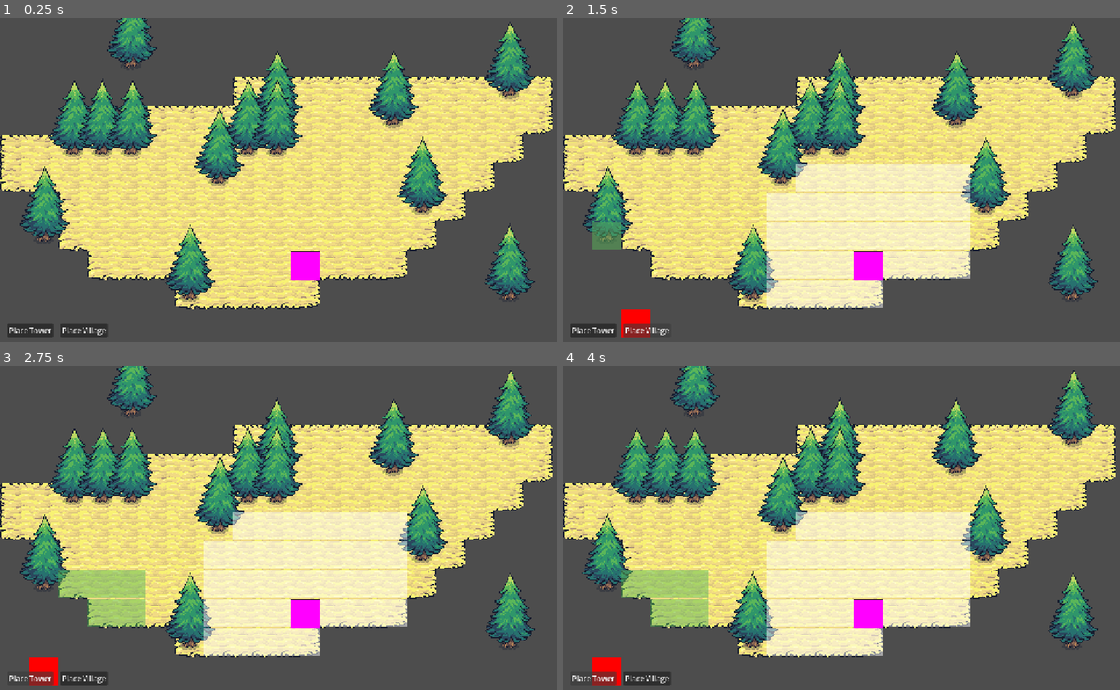
Above: before the commit, frames 1-4 (two rows, left to right).
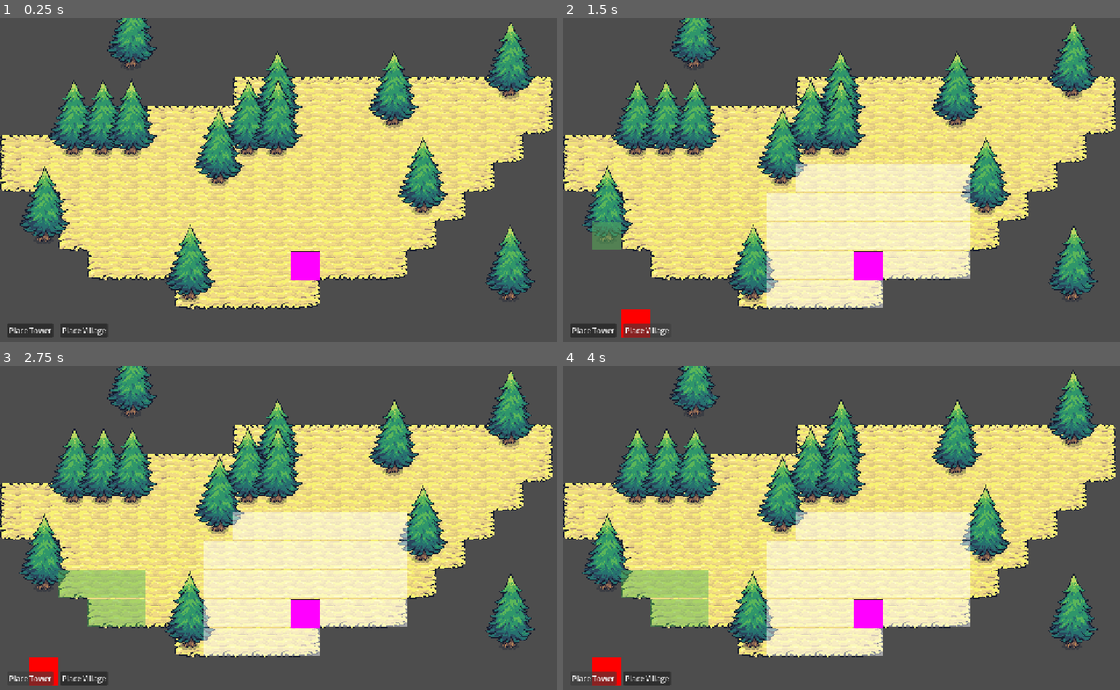
Above: after the commit, the same moments.

Repository: fkemeh18/grid-demo
Game: Godot game, scene res://Scenes/main.tscn
Two runs of this game, one before a commit and one after it. Both use one fixed random seed, a clock stepped at 60 frames per second and the inputs below.
Inputs:
- Up to frame 1 (0.25 s): no input
- Up to frame 2 (1.5 s): click "Place Tower" at 0.5 s; click "Place Village" at 1.25 s
- Up to frame 3 (2.75 s): click "Place Tower" at 2 s
- Up to frame 4 (4 s): click "Place Village" at 2.75 s; click "Place Tower" at 3.5 s

The runs differ from the first frame. In frame 1, 2.5% of the frame differs, in the area x 8-97%, y 0-86%; in frame 2, 2.3%; in frame 3, 2.5%; in frame 4, 3.0%, in the area x 8-96%, y 0-86%.

Commit message:
Building Manager Update
This update adds a Building Manager, responsible for the building functionality, to the game. As such, all the code dealing with building has been moved there from the main script and has been reworked to handle building costs.

Diff:
--- a/Resources/Custom/Buildings/tower.tres
+++ b/Resources/Custom/Buildings/tower.tres
@@ -7,5 +7,6 @@
 script = ExtResource("2_gayef")
 display_name = "Tower"
 buildable_radius = 3
+resource_cost = 4
 building_scene = ExtResource("1_tjdwm")
 metadata/_custom_type_script = "uid://dj3x22bpxcd2v"
--- a/Resources/Custom/Buildings/village.tres
+++ b/Resources/Custom/Buildings/village.tres
@@ -7,5 +7,6 @@
 script = ExtResource("1_xj1b2")
 display_name = "Village"
 resource_radius = 3
+resource_cost = 2
 building_scene = ExtResource("1_o6tr1")
 metadata/_custom_type_script = "uid://dj3x22bpxcd2v"
--- /dev/null
+++ b/Scenes/Mgmt/building_manager.tscn
@@ -0,0 +1,6 @@
+[gd_scene format=3 uid="uid://cv15cff7myt7k"]
+
+[ext_resource type="Script" uid="uid://bpgmybpm1nrvu" path="res://Scripts/Management/building_manager.gd" id="1_vvhw3"]
+
+[node name="BuildingManager" type="Node" unique_id=776791469]
+script = ExtResource("1_vvhw3")
--- a/Scenes/main.tscn
+++ b/Scenes/main.tscn
@@ -1,6 +1,7 @@
 [gd_scene format=4 uid="uid://c6qn3ovk2nvmt"]
 
 [ext_resource type="Script" uid="uid://cr4op28xqfrab" path="res://Scripts/main.gd" id="1_8gbba"]
+[ext_resource type="PackedScene" uid="uid://cv15cff7myt7k" path="res://Scenes/Mgmt/building_manager.tscn" id="2_hptm8"]
 [ext_resource type="Texture2D" uid="uid://daqsd41ipt77n" path="res://Assets/Tiles/red cube.png" id="2_jjvhh"]
 [ext_resource type="TileSet" uid="uid://cv4rfmwn0q5k7" path="res://Resources/Tiles/terrain_tileset.tres" id="3_6bp64"]
 [ext_resource type="Script" uid="uid://c363mum1vdtvy" path="res://Scripts/TileMapLayers/base_tile_map_layer.gd" id="3_kry3j"]
@@ -19,13 +20,16 @@
 tile_size = Vector2i(64, 64)
 sources/1 = SubResource("TileSetAtlasSource_h2yge")
 
-[node name="Main" type="Node" unique_id=753930638 node_paths=PackedStringArray("_game_ui", "_grid_manager", "_y_sort_root")]
+[node name="Main" type="Node" unique_id=753930638 node_paths=PackedStringArray("_building_manager")]
 script = ExtResource("1_8gbba")
-_game_ui = NodePath("GameUI")
-_grid_manager = NodePath("Management/GridManager")
-_y_sort_root = NodePath("YSortRoot")
+_building_manager = NodePath("Management/BuildingManager")
 
 [node name="Management" type="Node" parent="." unique_id=300734742]
+
+[node name="BuildingManager" parent="Management" unique_id=776791469 node_paths=PackedStringArray("_grid_manager", "_game_ui", "_y_sort_root") instance=ExtResource("2_hptm8")]
+_grid_manager = NodePath("../GridManager")
+_game_ui = NodePath("../../GameUI")
+_y_sort_root = NodePath("../../YSortRoot")
 
 [node name="GridManager" parent="Management" unique_id=795174114 node_paths=PackedStringArray("_main_tml_", "_highlight_tml", "_base_terrain_tml") instance=ExtResource("8_ynf5e")]
 _main_tml_ = NodePath("../../TMLs/MainTileMapLayer")
--- /dev/null
+++ b/Scripts/Management/building_manager.gd
@@ -0,0 +1,71 @@
+class_name BuildingManager
+extends Node
+
+@export var _grid_manager: GridManager
+@export var _game_ui: GameUI
+@export var _y_sort_root: Node2D
+
+var _building_resource: BuildingResource
+var _base_resource_count:= 4
+var _curr_resource_count: int
+var _used_resource_count: int
+
+var _available_resource_count = func() -> int:
+	return _base_resource_count + _curr_resource_count - _used_resource_count
+
+func _ready():
+	_grid_manager._highlight_tml._resource_tiles_updated.connect(
+		_on_resource_tiles_updated)
+	_game_ui._pressed_button_type.connect(_change_building)
+
+func _unhandled_input(event):
+	if (event.is_action_pressed("left_click")
+			&& _building_resource != null
+			&& _grid_manager._main_tml_._visible_tile
+			&& (_grid_manager._is_cell_currently_buildable(
+				_grid_manager._temp_grid_pos))
+			&& _available_resource_count.call() >= _building_resource.resource_cost):
+		_place_building()
+
+# passes updated mouse_pos to tile map class for tile
+func _process(delta):
+	if (_building_resource != null
+			&& (_game_ui._button_manager.
+					_active_button_checker())
+			&& (_grid_manager._temp_grid_pos != null
+			|| _grid_manager._temp_grid_pos !=
+			_grid_manager._get_mouse_grid_pos_without_update())):
+		_grid_manager._highlight_tml._clear()
+		_grid_manager._update_expanded_tiles(_grid_manager._temp_grid_pos,
+			_building_resource.buildable_radius)
+		_grid_manager._update_resource_tiles(_grid_manager._temp_grid_pos,
+			_building_resource.resource_radius)
+
+#deals with the placement of sprite "building"
+func _place_building() -> void:
+	var building: Node2D
+
+	if _grid_manager._temp_grid_pos == null: return
+
+	building = _building_resource.building_scene.instantiate() as Node2D
+	_game_ui._button_manager._building_placed(
+		_game_ui._button_manager._current_building_type)
+
+	_y_sort_root.add_child(building)
+	building.global_position = _grid_manager._temp_grid_pos * 64
+
+	_grid_manager._highlight_tml._clear()
+	_grid_manager._main_tml_._toggle_visibility_off(
+		_grid_manager._temp_grid_pos)
+
+	_used_resource_count += _building_resource.resource_cost
+	print(_used_resource_count)
+	print(_available_resource_count.call())
+
+func _on_resource_tiles_updated(count: int):
+	_curr_resource_count = count
+	print(_curr_resource_count)
+
+func _change_building(resource: BuildingResource):
+	_building_resource = resource
+	_game_ui._access_gm(_grid_manager)
--- a/Scripts/ResourceScripts/Buildings/building_resource.gd
+++ b/Scripts/ResourceScripts/Buildings/building_resource.gd
@@ -8,4 +8,6 @@
 @export_custom(PROPERTY_HINT_NONE,"",
 				PROPERTY_USAGE_DEFAULT) var resource_radius: int
 @export_custom(PROPERTY_HINT_NONE,"",
+				PROPERTY_USAGE_DEFAULT) var resource_cost: int
+@export_custom(PROPERTY_HINT_NONE,"",
 				PROPERTY_USAGE_DEFAULT) var building_scene: PackedScene
--- a/Scripts/main.gd
+++ b/Scripts/main.gd
@@ -1,68 +1,10 @@
 class_name Game
 extends Node
 
-@export var _game_ui: GameUI
-@export var _grid_manager: GridManager
-@export var _y_sort_root: Node2D
+@export var _building_manager: BuildingManager
 
-var _building_resource: BuildingResource
-
-#deals with setting up pressed signal
 func _ready():
-	_game_ui._pressed_button_type.connect(_change_building)
-	_game_ui._waiting_on_main.connect(_main_is_ready)
-
-	_grid_manager._highlight_tml._resource_tiles_updated.connect(
-		_on_resource_tiles_updated)
-
-#checks and enacts the pressed signal
-func _unhandled_input(event):
-	if (event.is_action_pressed("left_click")
-			&& _grid_manager._main_tml_._visible_tile
-			&& (_grid_manager._is_cell_currently_buildable(
-				_grid_manager._temp_grid_pos))):
-		_place_building()
-
-# passes updated mouse_pos to tile map class for tile
-func _process(delta):
-	if (_building_resource != null
-			&& _game_ui._button_manager._active_button_checker()
-			&& (_grid_manager._temp_grid_pos != null
-			|| _grid_manager._temp_grid_pos !=
-			_grid_manager._get_mouse_grid_pos_without_update())):
-		_grid_manager._highlight_tml._clear()
-		_grid_manager._update_expanded_tiles(_grid_manager._temp_grid_pos,
-			_building_resource.buildable_radius)
-		_grid_manager._update_resource_tiles(_grid_manager._temp_grid_pos,
-			_building_resource.resource_radius)
-
-#deals with the placement of sprite "building"
-func _place_building() -> void:
-	var building: Node2D
-
-	if _grid_manager._temp_grid_pos == null: return
-
-	building = _building_resource.building_scene.instantiate() as Node2D
-	_game_ui._button_manager._building_placed(
-		_game_ui._button_manager._current_building_type)
-
-	_y_sort_root.add_child(building)
-	building.global_position = _grid_manager._temp_grid_pos * 64
-
-	_grid_manager._highlight_tml._clear()
-	_grid_manager._main_tml_._toggle_visibility_off(
-		_grid_manager._temp_grid_pos)
-
-#resolves pressed signal functionality
-func _change_building(resource: BuildingResource):
-	_ui_button_pressed()
-	_building_resource = resource
-
-func _on_resource_tiles_updated(resource_count: int) -> void:
-	print(resource_count)
-
-func _ui_button_pressed() -> void:
-	_game_ui._access_gm(_grid_manager)
+	_building_manager._game_ui._waiting_on_main.connect(_main_is_ready)
 
 func _main_is_ready():
-	_game_ui._create_building_buttons()
+	_building_manager._game_ui._create_building_buttons()
Not shown, added: Scripts/Management/building_manager.gd.uid
